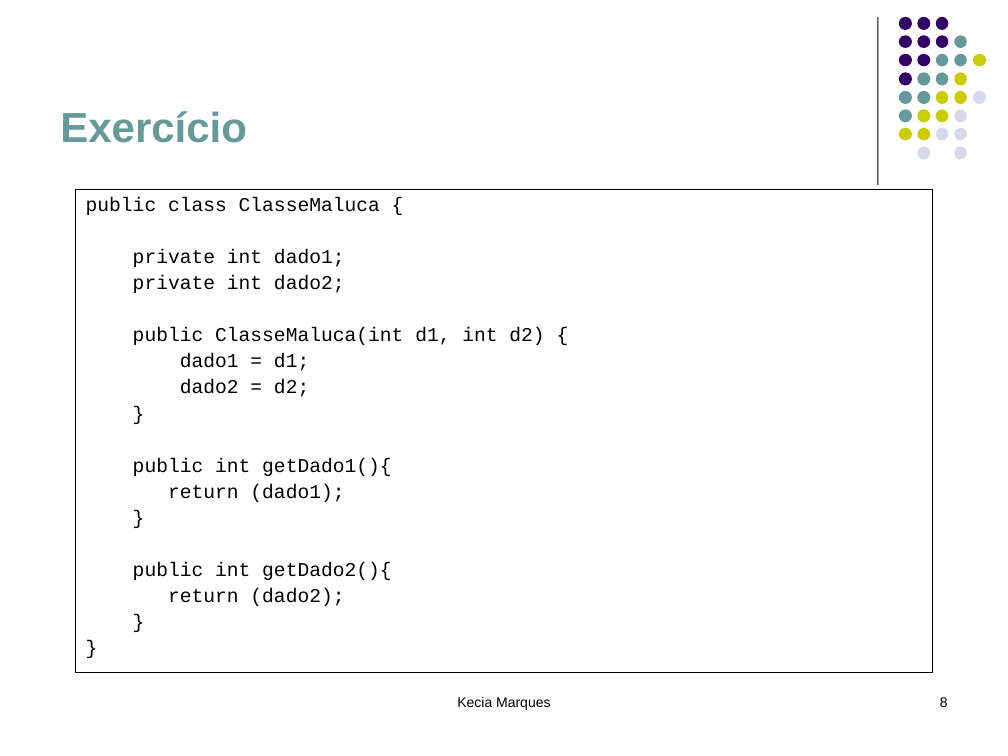
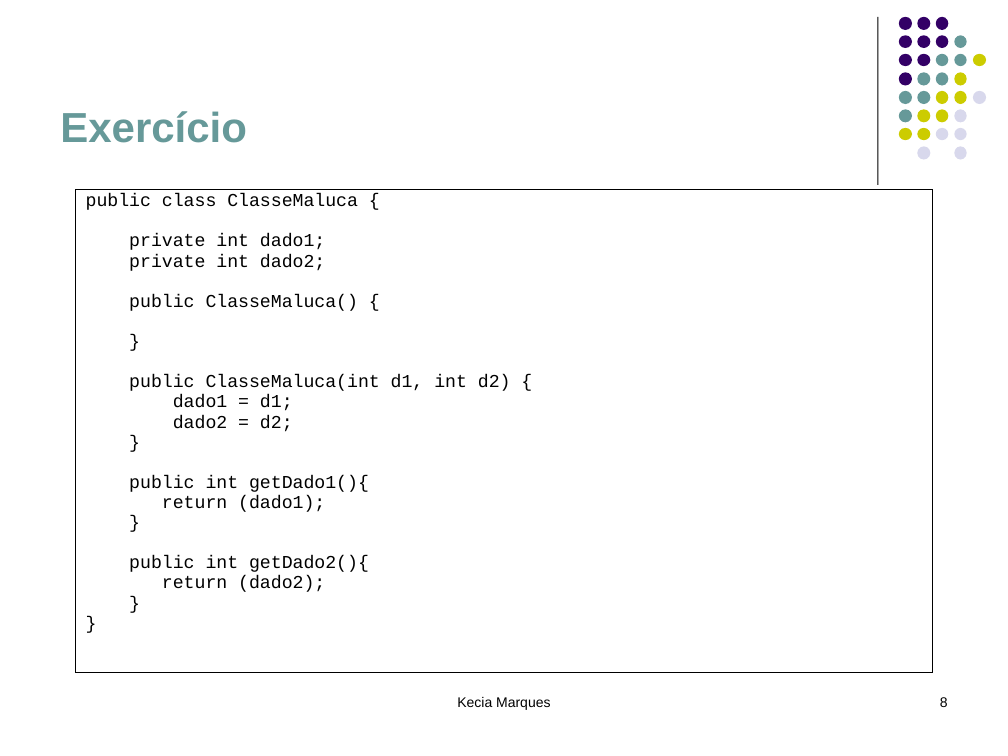
Before and after one commit to eduardocunha11/firstblog, a slide deck: slide 8 of aulas/poo/4.Semântica de Referência.ppt. Drawn at 1008x756 pixels with LibreOffice and Linux fonts; fonts in the diff are those of the drawing. Boxes give left, top, right and bottom in pixels: in the first picture for what was removed or moved away, otherwise in the second. Text is boxed around its words. In the diff, an @@ line names an element or a change of style, - is before the commit and + after.

```diff
--- a/aulas/poo/4.Semântica de Referência.ppt
+++ b/aulas/poo/4.Semântica de Referência.ppt
@@ text at <box>86,194,511,592</box>: size 14 to 12.9 pt in "public class ClasseMaluca {", "private int dado1;", "private int dado2;", "public ClasseMaluca(int d1, int d2) {" and 10 more places; line spacing 0.9 to 0.7 @@
@@ text at <box>129,294,359,311</box>: paragraphs added @@
+public ClasseMaluca() {
+}
```
Also in this commit, not shown: 2 other slides changed, 1 other file.
